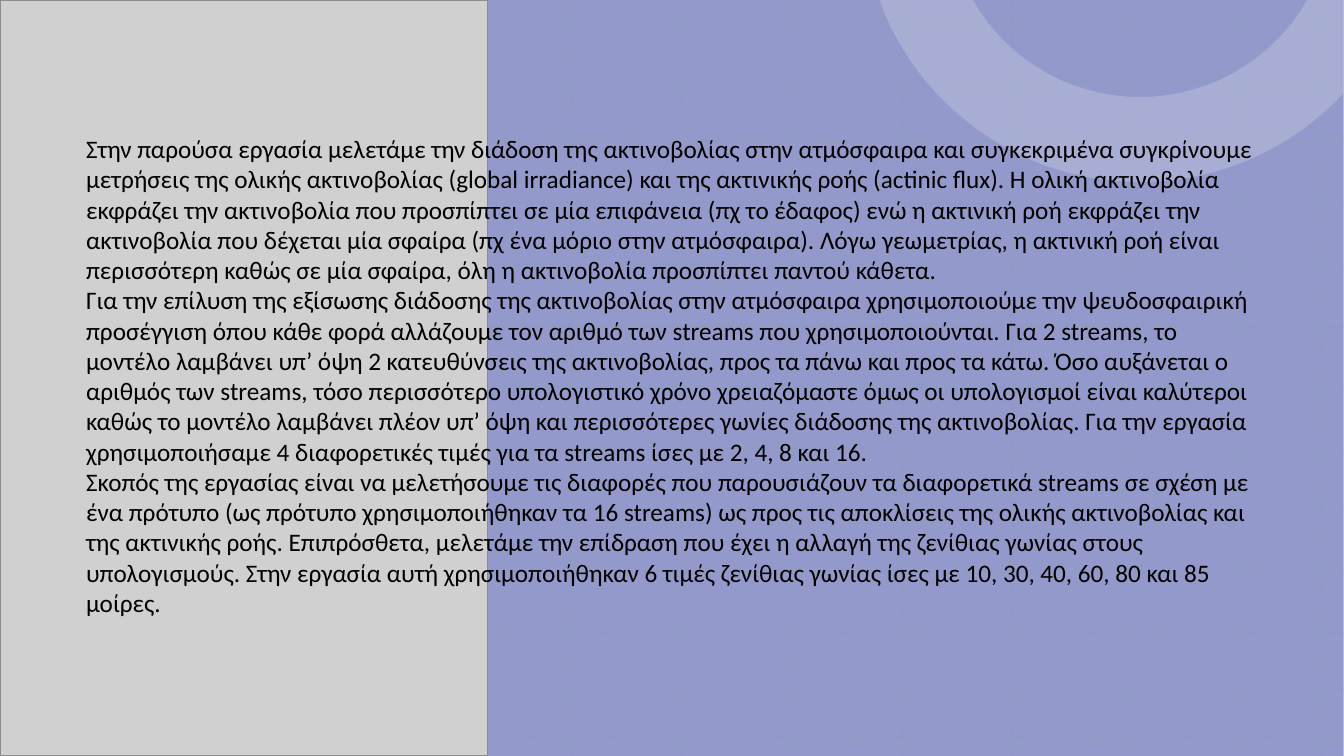
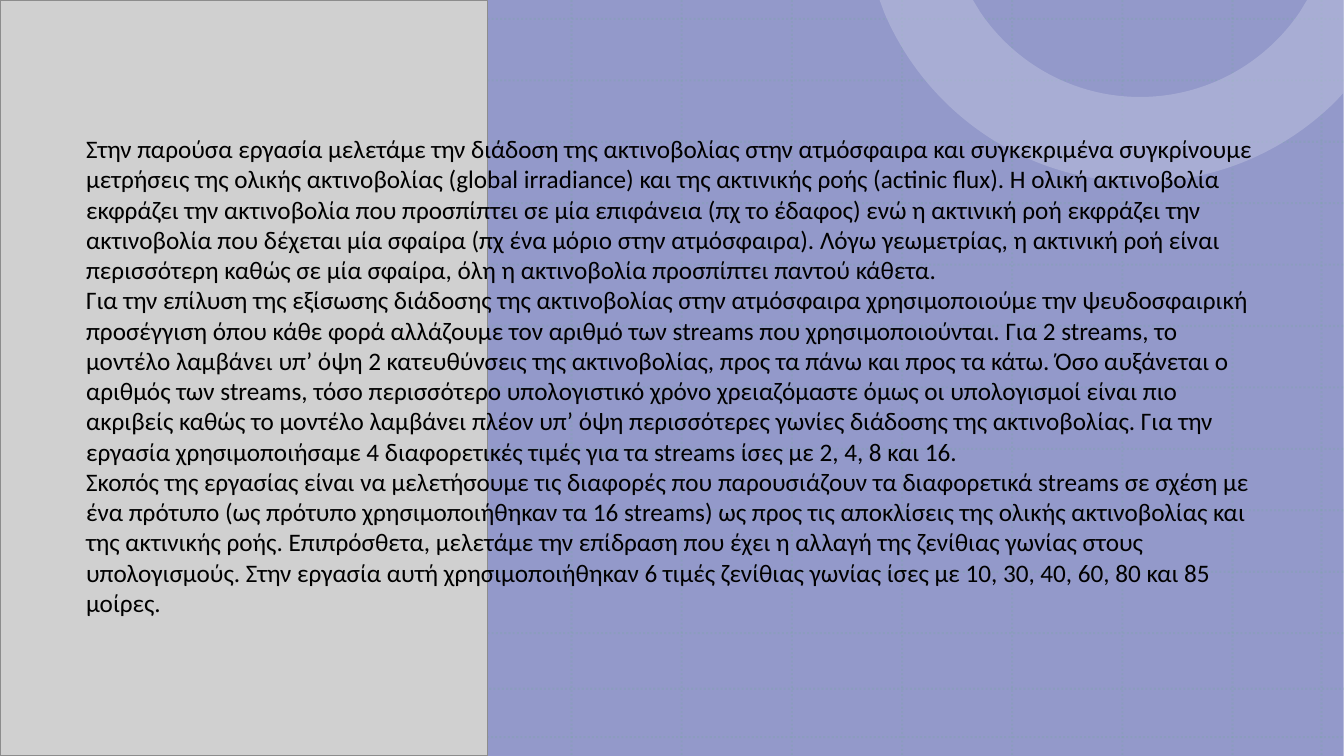
Before and after one commit to nadezsha/MSc---Applied-Meteorology-and-Environmental-Physics, a slide deck: slide 2 of Radiation and Atmosphere Interaction/Report 2/ΕργασίαΔύο.pptx. Drawn at 1344x756 pixels with LibreOffice and Linux fonts; fonts in the diff are those of the drawing; grey boxes stand for pictures. Boxes give left, top, right and bottom in pixels: in the first picture for what was removed or moved away, otherwise in the second. Text is boxed around its words. In the diff, an @@ line names an element or a change of style, - is before the commit and + after.

Commit message:
fixed a few typos

```diff
--- a/Radiation and Atmosphere Interaction/Report 2/ΕργασίαΔύο.pptx
+++ b/Radiation and Atmosphere Interaction/Report 2/ΕργασίαΔύο.pptx
@@ text at (x1=86, y1=289, x2=1247, y2=467): text changed @@
-Για την επίλυση της εξίσωσης διάδοσης της ακτινοβολίας στην ατμόσφαιρα χρησιμοποιούμε την ψευδοσφαιρική προσέγγιση όπου κάθε φορά αλλάζουμε τον αριθμό των streams που χρησιμοποιούνται. Για 2 streams, το μοντέλο λαμβάνει υπ’ όψη 2 κατευθύνσεις της ακτινοβολίας, προς τα πάνω και προς τα κάτω. Όσο αυξάνεται ο αριθμός των streams, τόσο περισσότερο υπολογιστικό χρόνο χρειαζόμαστε όμως οι υπολογισμοί είναι καλύτεροι καθώς το μοντέλο λαμβάνει πλέον υπ’ όψη και περισσότερες γωνίες διάδοσης της ακτινοβολίας. Για την εργασία χρησιμοποιήσαμε 4 διαφορετικές τιμές για τα streams ίσες με 2, 4, 8 και 16.
+Για την επίλυση της εξίσωσης διάδοσης της ακτινοβολίας στην ατμόσφαιρα χρησιμοποιούμε την ψευδοσφαιρική προσέγγιση όπου κάθε φορά αλλάζουμε τον αριθμό των streams που χρησιμοποιούνται. Για 2 streams, το μοντέλο λαμβάνει υπ’ όψη 2 κατευθύνσεις της ακτινοβολίας, προς τα πάνω και προς τα κάτω. Όσο αυξάνεται ο αριθμός των streams, τόσο περισσότερο υπολογιστικό χρόνο χρειαζόμαστε όμως οι υπολογισμοί είναι πιο ακριβείς καθώς το μοντέλο λαμβάνει πλέον υπ’ όψη περισσότερες γωνίες διάδοσης της ακτινοβολίας. Για την εργασία χρησιμοποιήσαμε 4 διαφορετικές τιμές για τα streams ίσες με 2, 4, 8 και 16.
```
Also in this commit, not shown: 4 other slides changed.
